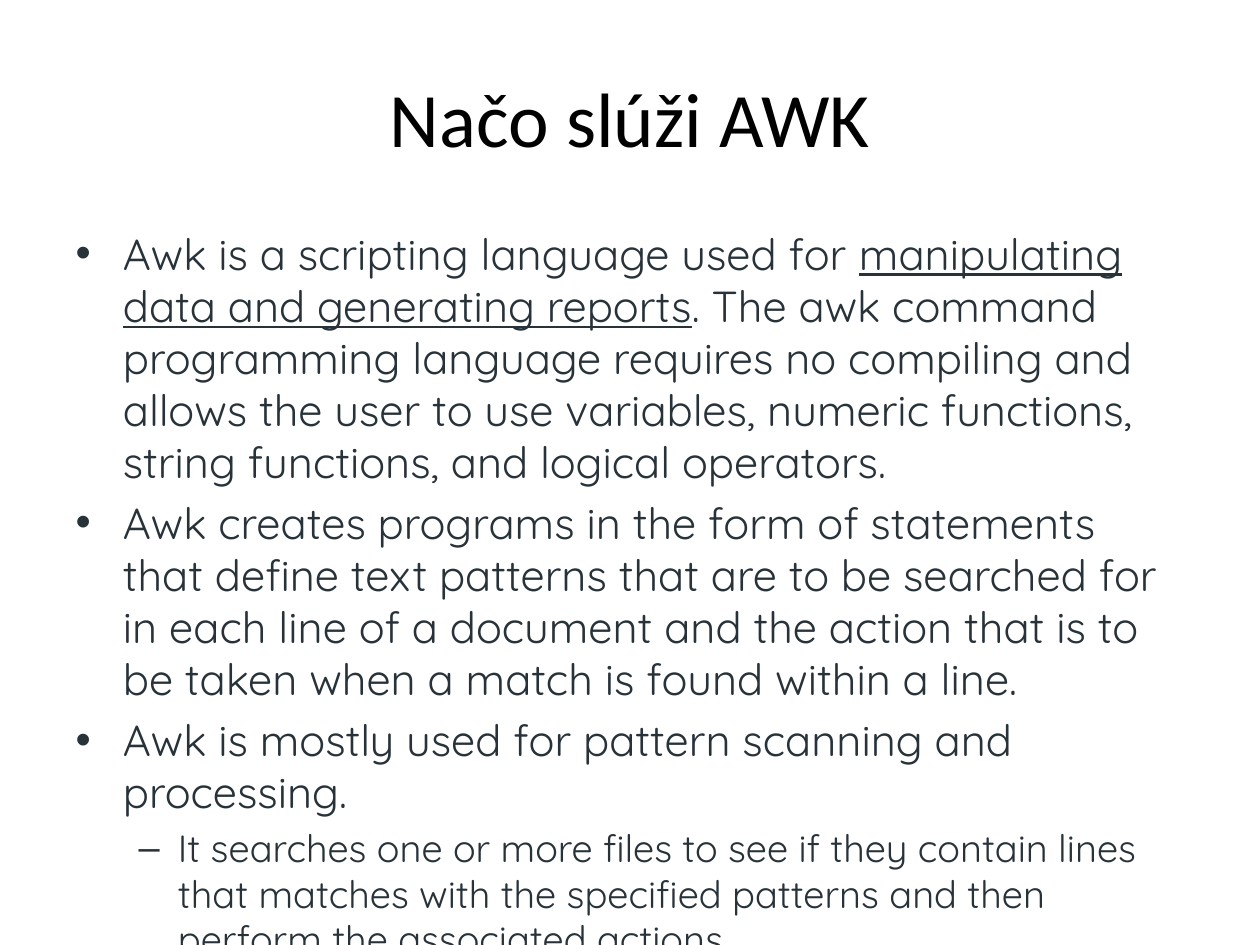
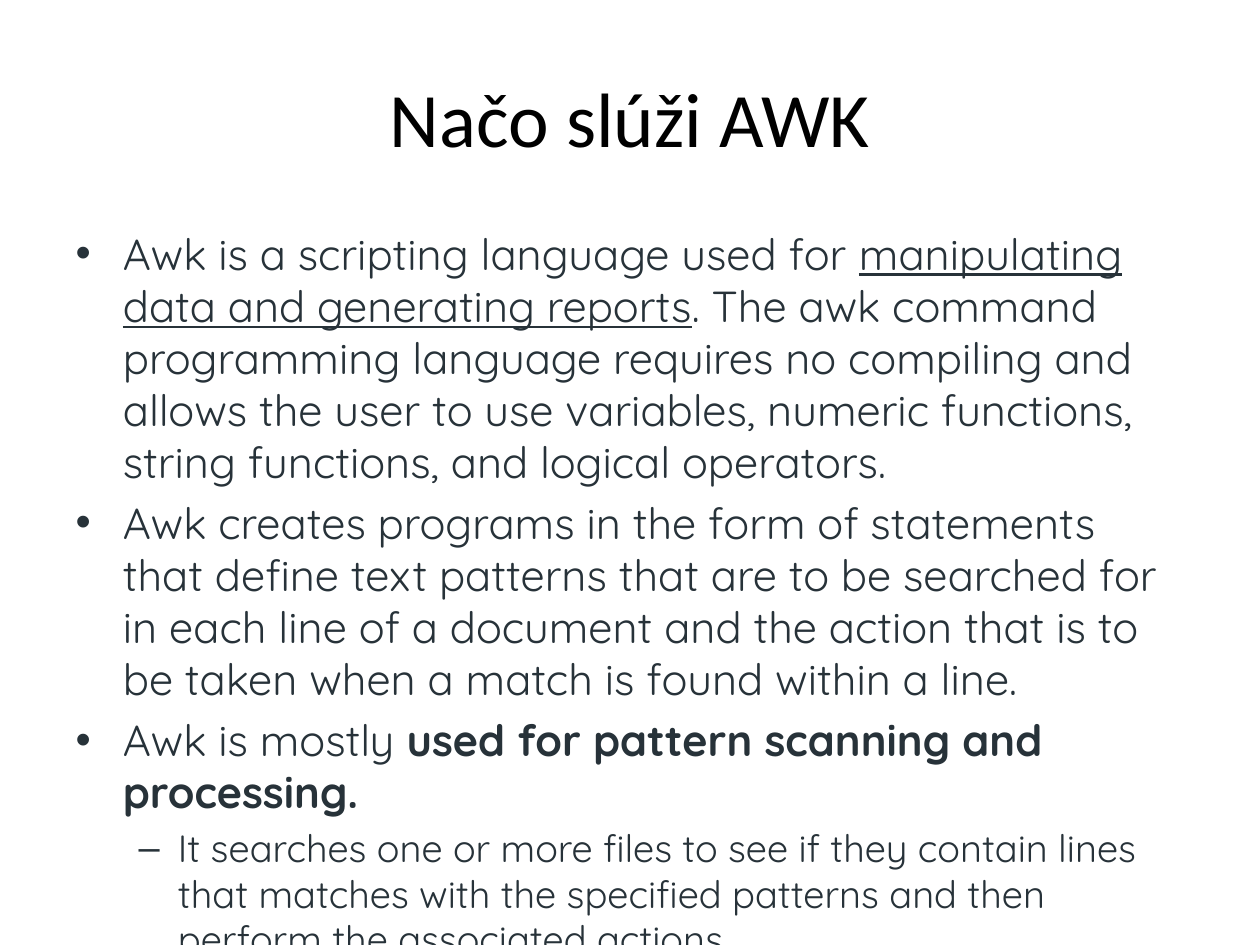
Before and after one commit to jb23lm87/OS-prednasky, a slide deck: slide 2 of LC UNIX/08 awk.pptx. Drawn at 1260x945 pixels with LibreOffice and Linux fonts; fonts in the diff are those of the drawing. Boxes give left, top, right and bottom in pixels: in the first picture for what was removed or moved away, otherwise in the second. Text is boxed around its words. In the diff, an @@ line names an element or a change of style, - is before the commit and + after.

Commit message:
malé úpravy

```diff
--- a/LC UNIX/08 awk.pptx
+++ b/LC UNIX/08 awk.pptx
@@ text at (123,724,1042,817): bold on in "used for pattern scanning and processing." @@
```
